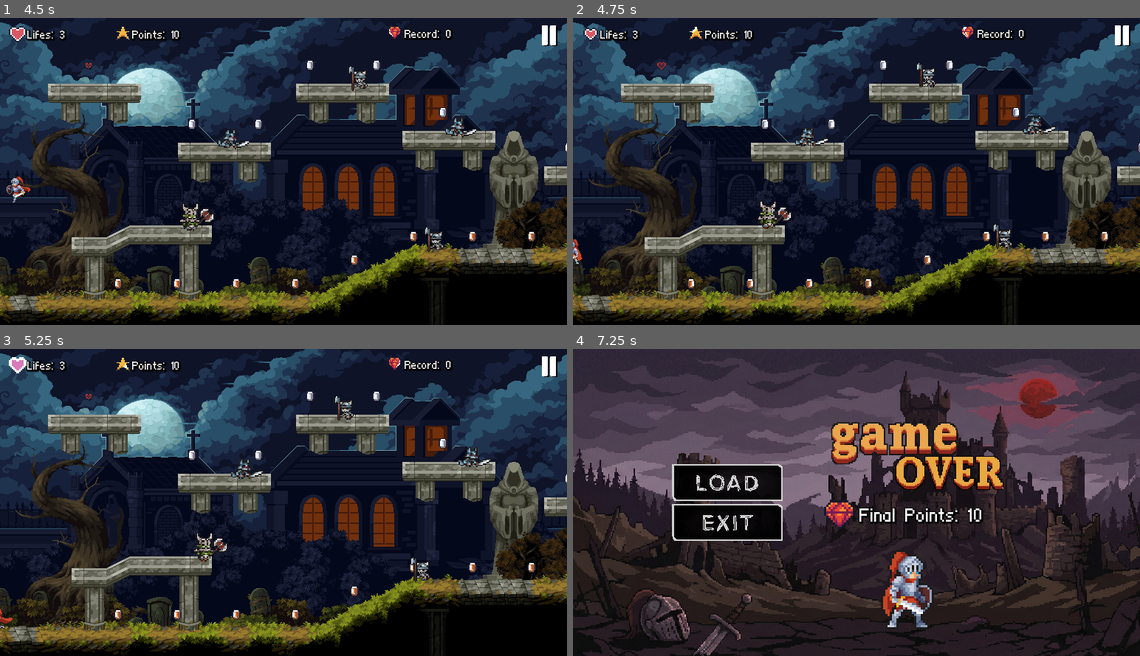
Above: before the commit, frames 1-4 (two rows, left to right).
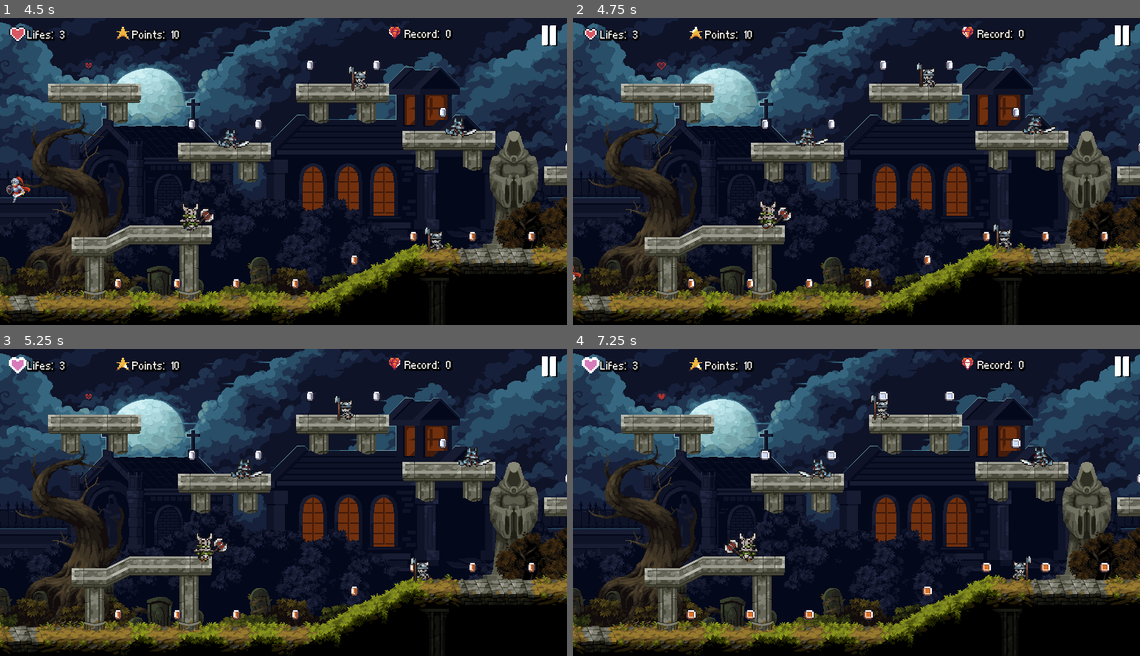
Above: after the commit, the same moments.

Repository: Wes-Silva2003/Knight_Pixel2D_game
Game: Godot game, scene res://scenes/menu.tscn
Two runs of this game, one before a commit and one after it. Both use one fixed random seed, a clock stepped at 60 frames per second and the inputs below. Sound files missing from this copy of the repository are replaced by a short silence.
Inputs (mouse positions are in pixels of both pictures, inside the frame that each line leads up to):
- Up to frame 1 (4.5 s): click (153, 131) at 0.5 s; hold D (right) 1.28-2.78 s; tap W (jump) at 1.35, 1.52, 1.82, 2.1, 2.27, 2.57, 2.85, 3.6, 3.77, 4.07, 4.35 s; hold A (left) from 2.78 s (still down)
- Up to frame 2 (4.75 s): keep holding A (left); tap W (jump) at 4.52 s
- Up to frame 3 (5.25 s): tap W (jump) at 4.82, 5.1 s; release A (left) at 5.03 s; hold D (right) from 5.03 s (still down)
- Up to frame 4 (7.25 s): keep holding D (right); tap W (jump) at 5.27, 5.57, 5.85, 6.6, 6.77, 7.07 s

Frame 1 is identical in both runs. In frame 2, 0.1% of the frame differs, in the area x 0-2%, y 72-86%; in frame 3, less than 0.1%; in frame 4, 81%, in the area x 0-100%, y 0-100%.

Commit message:
Update sounds

Diff:
--- a/scenes/phase_1.tscn
+++ b/scenes/phase_1.tscn
@@ -63,6 +63,7 @@
 stream = ExtResource("6_6lq2c")
 volume_db = -10.0
 autoplay = true
+mix_target = 1
 
 [node name="Player" parent="." unique_id=1031414027 instance=ExtResource("4_yai6y")]
 position = Vector2(54, 253)
--- a/scripts/player.gd
+++ b/scripts/player.gd
@@ -121,7 +121,7 @@
 			change_state(State.idle)
 
 	# Morte por queda (buraco)
-	if position.y >= 448 or position.x < 0:
+	if position.y >= 448 or position.x < -10:
 		change_state(State.death)
 
 func hurt_state():
Not shown, changed: sounds/backgrounds/04 hopeful feeling.ogg.import
